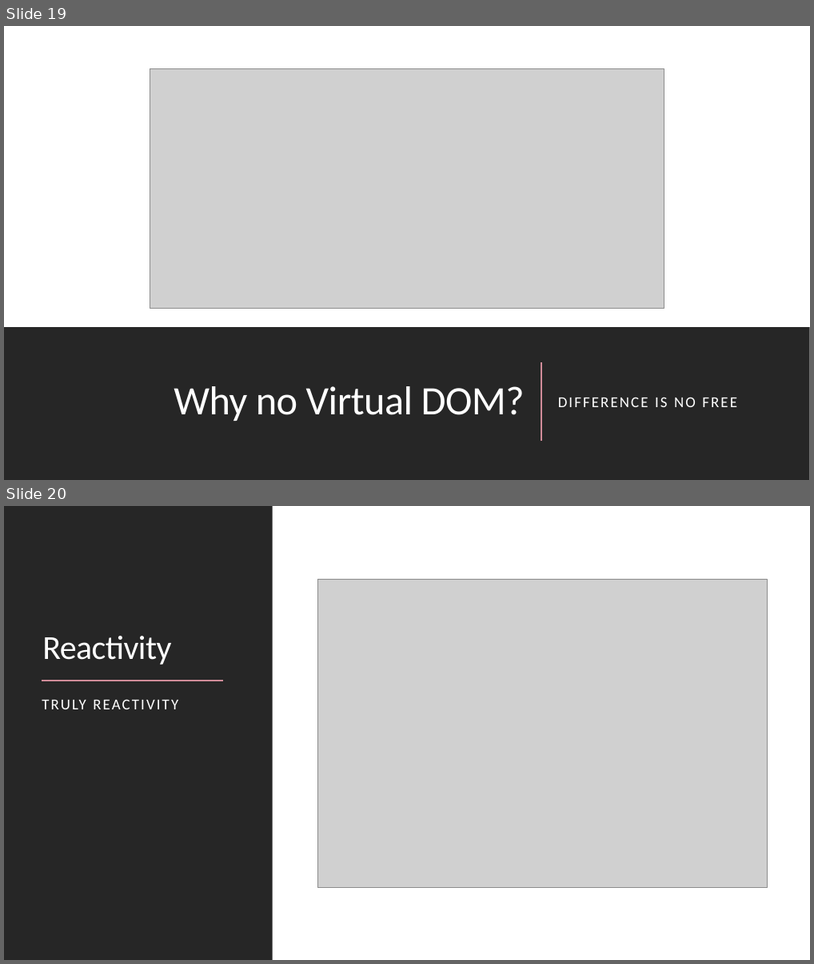
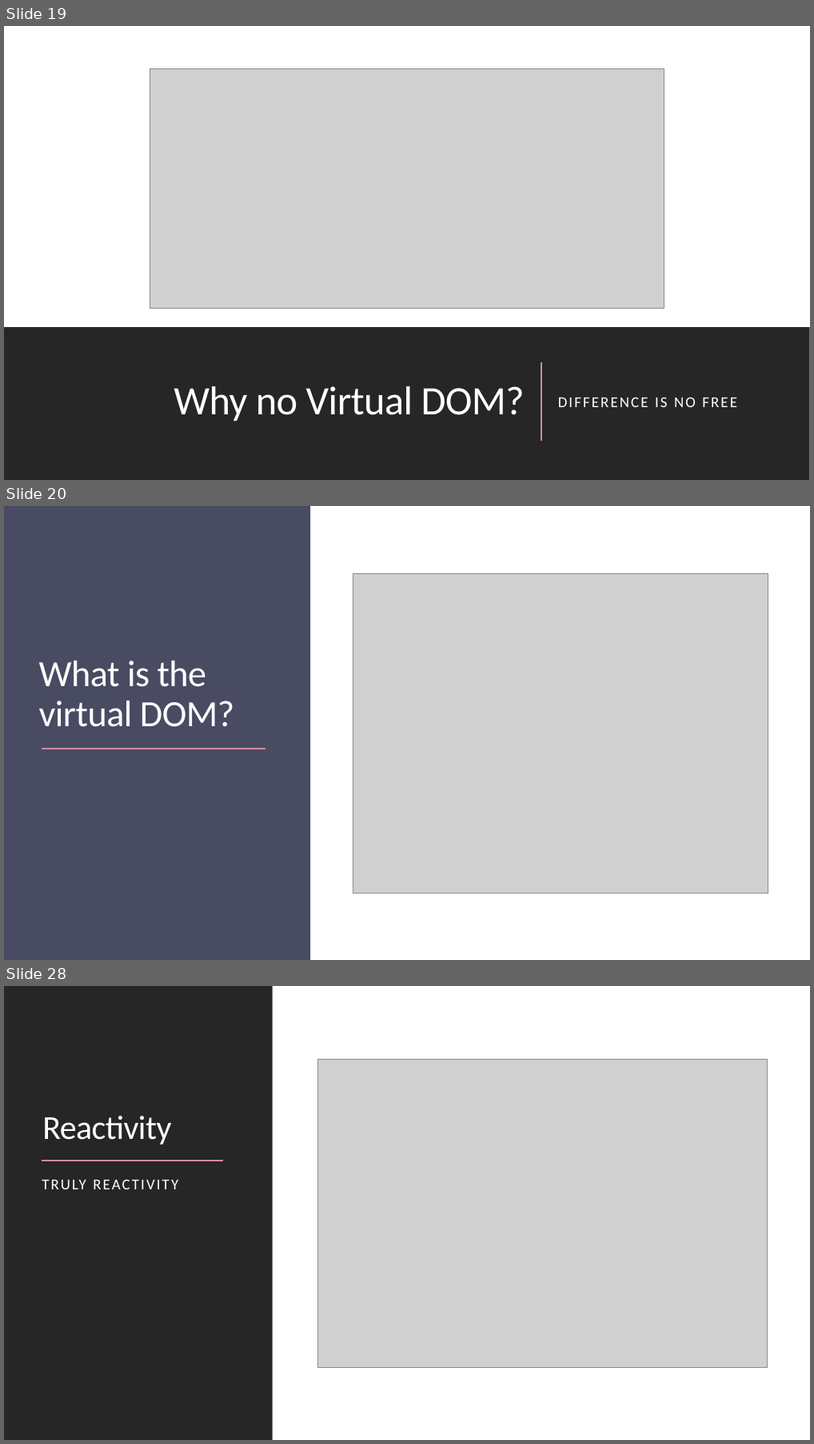
Before and after one commit to the-homeless-god/Profile, a slide deck: Presentations/Svelte framework.pptx. Shown one above the other, each under a label of ours: slides 19 and 20 before the commit, slides 19, 20 and 28 after it; the slides between them are not shown. The pictures are 814x964 and 814x1444 pixels, drawn with LibreOffice and Linux fonts; fonts in the diff are those of the drawing; grey boxes stand for pictures. Boxes give left, top, right and bottom in pixels: in the first picture for what was removed or moved away, otherwise in the second. Text is boxed around its words. In the diff, an @@ line names an element or a change of style, - is before the commit and + after.

```diff
--- a/Presentations/Svelte framework.pptx
+++ b/Presentations/Svelte framework.pptx
@@ slide 20 added at [4, 506, 810, 960], background #FFFFFF @@
@@ rectangle added at [4, 506, 810, 960], fill #FFFFFF @@
@@ rectangle added at [4, 506, 310, 960], fill #494B63 @@
@@ picture added at [354, 573, 769, 892] @@
@@ title added at [39, 660, 234, 727], 44 pt, text #FFFFFF @@
+What is the virtual DOM?
@@ line added from (42, 748) to (266, 748), #D08C99 1.5 pt @@
@@ rectangle added at [4, 929, 810, 960], fill #262626 @@
@@ what was slide 20 is now slide 28 @@
```
Also in this commit, not shown: 1 slide changed, 8 other slides added.
